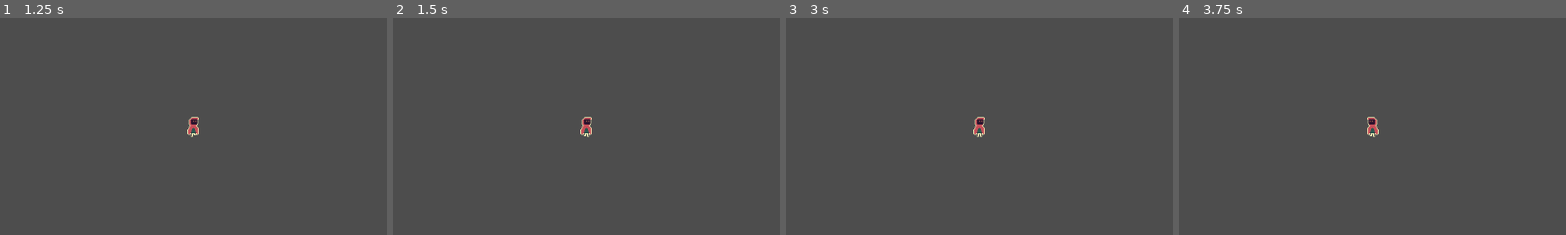
Above: before the commit, frames 1-4 (left to right).
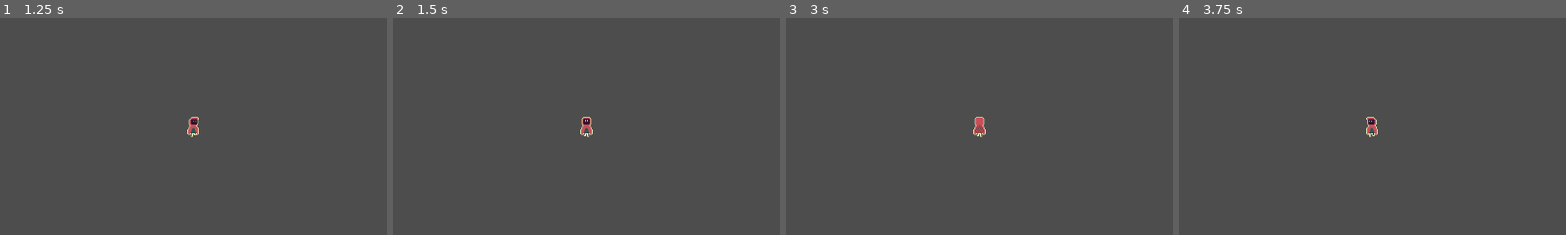
Above: after the commit, the same moments.

Repository: lumodevteam/sovle-squad
Game: Godot game, scene res://scenes/entities/player/player.tscn
Same seed, same stepped clock (60 frames per second), same inputs: the game is played once before the commit and once after it.
Inputs:
- Up to frame 1 (1.25 s): tap Enter at 0.5 s; hold D (right) from 0.53 s (still down)
- Up to frame 2 (1.5 s): tap Space at 1.25 s; release D (right) at 1.28 s; hold S (down) from 1.28 s (still down)
- Up to frame 3 (3 s): tap Enter at 2 s; release S (down) at 2.03 s; hold D (right) 2.03-2.78 s; tap Space at 2.75 s; hold W (up) from 2.78 s (still down)
- Up to frame 4 (3.75 s): tap Enter at 3.5 s; release W (up) at 3.53 s; hold A (left) from 3.53 s (still down)
The pictures show only the part of the screen within x 25-75%, y 23-73%; the shares and areas given below are measured in that part.

Frame 1 is identical in both runs. In frame 2, less than 0.1% of the frame differs, in the area x 48-52%, y 45-55%; in frame 3, 0.1%; in frame 4, 0.1%.

Commit message:
Added walking away and towards

Diff:
--- a/solve-squad/scenes/entities/player/player.gd
+++ b/solve-squad/scenes/entities/player/player.gd
@@ -2,7 +2,10 @@
 
 enum State { # player states
 	IDLE,
-	WALK,
+	WALK_RIGHT,
+	WALK_LEFT,
+	WALK_AWAY,
+	WALK_TOWARD,
 	ATTACK,
 	DEAD
 }
@@ -27,25 +30,31 @@
 	set_velocity(motion) # set the player's velocity
 	move_and_slide() # move the player based on velocity
 
-	if state == State.IDLE or State.WALK: # change sprite direction only if idle or walking
-		if move_direction.x < -0.01: # facing left
-			$Sprite2D.flip_h = true
-		elif move_direction.x > 0.01: # facing right
-			$Sprite2D.flip_h = false
-
-	if motion != Vector2.ZERO and state == State.IDLE: # if the player is moving and was idle
-		state = State.WALK # change state to WALK
+	if move_direction.x > 0.01 and state != State.WALK_RIGHT:
+		state = State.WALK_RIGHT
 		update_animation()
-	elif motion == Vector2.ZERO and state == State.WALK: # if the player is not moving and was walking
-		state = State.IDLE # change state to IDLE
+	elif move_direction.x < -0.01 and state != State.WALK_LEFT:
+		state = State.WALK_LEFT
+		update_animation()
+	if move_direction.y > 0.01 and state != State.WALK_AWAY:
+		state = State.WALK_AWAY
+		update_animation()
+	elif move_direction.y < -0.01 and state != State.WALK_TOWARD:
+		state = State.WALK_TOWARD
 		update_animation()
 
 func update_animation() -> void: # updates the animation based on the current state
 	match state:
 		State.IDLE:
 			animation_playback.travel("idle")
-		State.WALK:
-			animation_playback.travel("walk")
+		State.WALK_RIGHT:
+			animation_playback.travel("walk_right")
+		State.WALK_LEFT:
+			animation_playback.travel("walk_left")
+		State.WALK_AWAY:
+			animation_playback.travel("walk_away")
+		State.WALK_TOWARD:
+			animation_playback.travel("walk_toward")
 		State.ATTACK:
 			animation_playback.travel("attack")
 		State.DEAD:
--- a/solve-squad/scenes/entities/player/player.tscn
+++ b/solve-squad/scenes/entities/player/player.tscn
@@ -21,10 +21,9 @@
 "values": [0]
 }
 
-[sub_resource type="Animation" id="Animation_bjvvg"]
-resource_name = "walk_away"
-length = 0.8
-loop_mode = 1
+[sub_resource type="Animation" id="Animation_8akj5"]
+resource_name = "idle"
+length = 0.1
 step = 0.1
 tracks/0/type = "value"
 tracks/0/imported = false
@@ -33,10 +32,10 @@
 tracks/0/interp = 1
 tracks/0/loop_wrap = true
 tracks/0/keys = {
-"times": PackedFloat32Array(0, 0.1, 0.2, 0.3, 0.4, 0.5, 0.6, 0.7),
-"transitions": PackedFloat32Array(1, 1, 1, 1, 1, 1, 1, 1),
+"times": PackedFloat32Array(0),
+"transitions": PackedFloat32Array(1),
 "update": 1,
-"values": [24, 25, 26, 27, 28, 29, 30, 31]
+"values": [8]
 }
 
 [sub_resource type="Animation" id="Animation_1hmtu"]
@@ -75,6 +74,24 @@
 "values": [8, 9, 10, 11, 12, 13, 14, 15]
 }
 
+[sub_resource type="Animation" id="Animation_bjvvg"]
+resource_name = "walk_away"
+length = 0.8
+loop_mode = 1
+step = 0.1
+tracks/0/type = "value"
+tracks/0/imported = false
+tracks/0/enabled = true
+tracks/0/path = NodePath("Sprite2D:frame")
+tracks/0/interp = 1
+tracks/0/loop_wrap = true
+tracks/0/keys = {
+"times": PackedFloat32Array(0, 0.1, 0.2, 0.3, 0.4, 0.5, 0.6, 0.7),
+"transitions": PackedFloat32Array(1, 1, 1, 1, 1, 1, 1, 1),
+"update": 1,
+"values": [24, 25, 26, 27, 28, 29, 30, 31]
+}
+
 [sub_resource type="Animation" id="Animation_nh4ur"]
 resource_name = "walk_toward"
 length = 0.8
@@ -93,38 +110,30 @@
 "values": [16, 17, 18, 19, 20, 21, 22, 23]
 }
 
-[sub_resource type="Animation" id="Animation_8akj5"]
-resource_name = "idle"
-length = 0.1
-step = 0.1
-tracks/0/type = "value"
-tracks/0/imported = false
-tracks/0/enabled = true
-tracks/0/path = NodePath("Sprite2D:frame")
-tracks/0/interp = 1
-tracks/0/loop_wrap = true
-tracks/0/keys = {
-"times": PackedFloat32Array(0),
-"transitions": PackedFloat32Array(1),
-"update": 1,
-"values": [8]
-}
-
 [sub_resource type="AnimationLibrary" id="AnimationLibrary_58kc7"]
 _data = {
 &"RESET": SubResource("Animation_635qg"),
 &"idle": SubResource("Animation_8akj5"),
-&"walk_away": SubResource("Animation_bjvvg"),
+&"walk_away": SubResource("Animation_nh4ur"),
 &"walk_left": SubResource("Animation_1hmtu"),
 &"walk_right": SubResource("Animation_58kc7"),
-&"walk_toward": SubResource("Animation_nh4ur")
+&"walk_toward": SubResource("Animation_bjvvg")
 }
 
 [sub_resource type="AnimationNodeAnimation" id="AnimationNodeAnimation_1hmtu"]
 animation = &"idle"
 
+[sub_resource type="AnimationNodeAnimation" id="AnimationNodeAnimation_58kc7"]
+animation = &"walk_away"
+
+[sub_resource type="AnimationNodeAnimation" id="AnimationNodeAnimation_bjvvg"]
+animation = &"walk_left"
+
 [sub_resource type="AnimationNodeAnimation" id="AnimationNodeAnimation_635qg"]
 animation = &"walk_right"
+
+[sub_resource type="AnimationNodeAnimation" id="AnimationNodeAnimation_nh4ur"]
+animation = &"walk_toward"
 
 [sub_resource type="AnimationNodeStateMachineTransition" id="AnimationNodeStateMachineTransition_58kc7"]
 advance_mode = 2
@@ -133,12 +142,30 @@
 
 [sub_resource type="AnimationNodeStateMachineTransition" id="AnimationNodeStateMachineTransition_bjvvg"]
 
+[sub_resource type="AnimationNodeStateMachineTransition" id="AnimationNodeStateMachineTransition_8akj5"]
+
+[sub_resource type="AnimationNodeStateMachineTransition" id="AnimationNodeStateMachineTransition_bj7e2"]
+
+[sub_resource type="AnimationNodeStateMachineTransition" id="AnimationNodeStateMachineTransition_1murt"]
+
+[sub_resource type="AnimationNodeStateMachineTransition" id="AnimationNodeStateMachineTransition_5sj0x"]
+
+[sub_resource type="AnimationNodeStateMachineTransition" id="AnimationNodeStateMachineTransition_ovg4i"]
+
+[sub_resource type="AnimationNodeStateMachineTransition" id="AnimationNodeStateMachineTransition_7wli1"]
+
 [sub_resource type="AnimationNodeStateMachine" id="AnimationNodeStateMachine_bj7e2"]
 states/idle/node = SubResource("AnimationNodeAnimation_1hmtu")
-states/idle/position = Vector2(342, 114)
-states/walk/node = SubResource("AnimationNodeAnimation_635qg")
-states/walk/position = Vector2(462, 59)
-transitions = ["Start", "idle", SubResource("AnimationNodeStateMachineTransition_58kc7"), "idle", "walk", SubResource("AnimationNodeStateMachineTransition_nh4ur"), "walk", "idle", SubResource("AnimationNodeStateMachineTransition_bjvvg")]
+states/idle/position = Vector2(328, 115)
+states/walk_away/node = SubResource("AnimationNodeAnimation_58kc7")
+states/walk_away/position = Vector2(480, 34)
+states/walk_left/node = SubResource("AnimationNodeAnimation_bjvvg")
+states/walk_left/position = Vector2(481, 124)
+states/walk_right/node = SubResource("AnimationNodeAnimation_635qg")
+states/walk_right/position = Vector2(306, 19)
+states/walk_toward/node = SubResource("AnimationNodeAnimation_nh4ur")
+states/walk_toward/position = Vector2(415, 205)
+transitions = ["Start", "idle", SubResource("AnimationNodeStateMachineTransition_58kc7"), "idle", "walk_right", SubResource("AnimationNodeStateMachineTransition_nh4ur"), "walk_right", "idle", SubResource("AnimationNodeStateMachineTransition_bjvvg"), "idle", "walk_away", SubResource("AnimationNodeStateMachineTransition_8akj5"), "walk_away", "idle", SubResource("AnimationNodeStateMachineTransition_bj7e2"), "idle", "walk_toward", SubResource("AnimationNodeStateMachineTransition_1murt"), "walk_toward", "idle", SubResource("AnimationNodeStateMachineTransition_5sj0x"), "idle", "walk_left", SubResource("AnimationNodeStateMachineTransition_ovg4i"), "walk_left", "idle", SubResource("AnimationNodeStateMachineTransition_7wli1")]
 
 [node name="Player" type="CharacterBody2D"]
 script = ExtResource("1_635qg")
Not shown: 1 places in solve-squad/scenes/entities/player/player.tscn that only renumber resources
